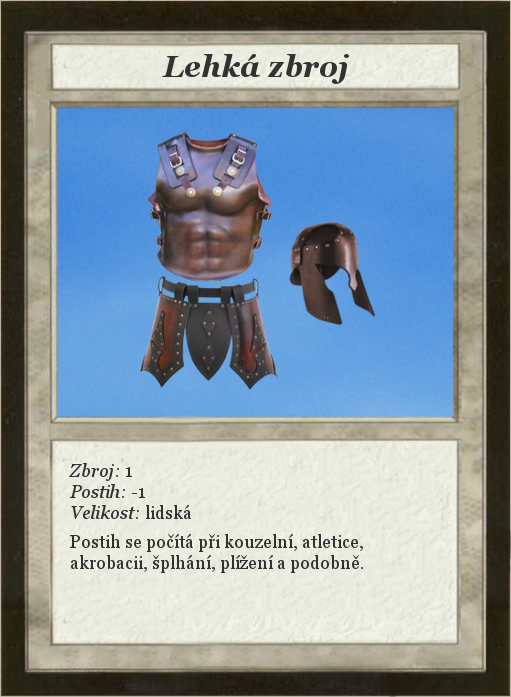
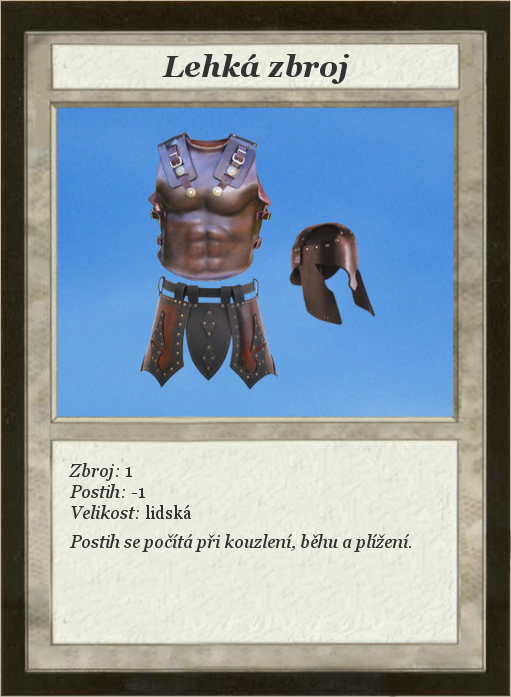
Layer changes from the first 511px x 697px image to the second:
painted on "Zbroj: 1 ..." over [left=70, top=534, right=411, bottom=573]
